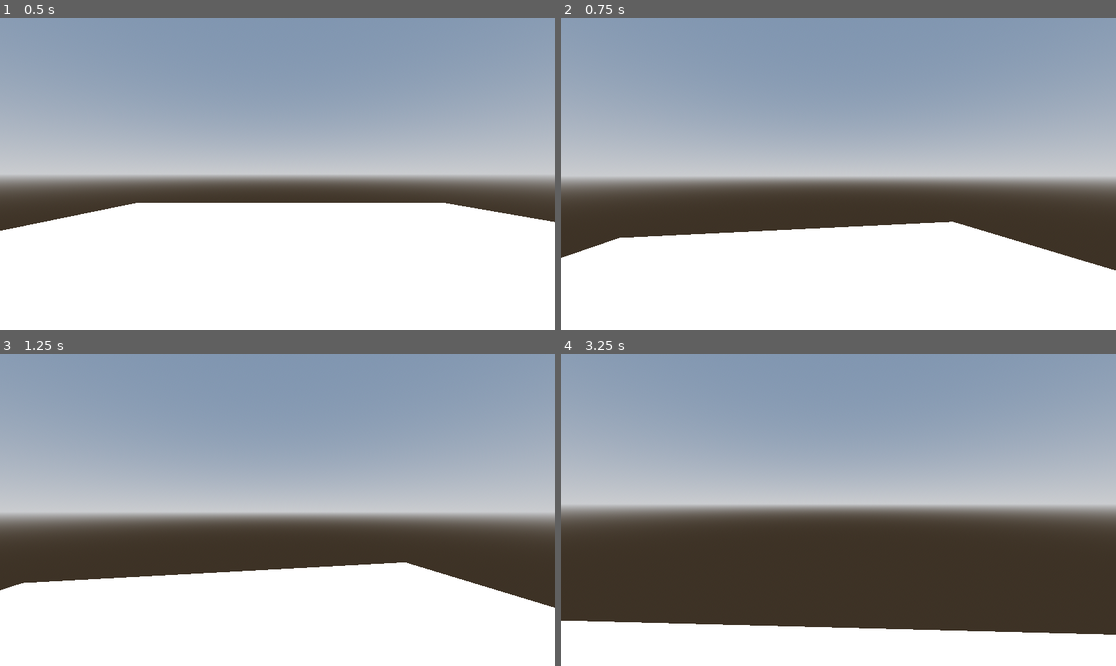
Above: before the commit, frames 1-4 (two rows, left to right).
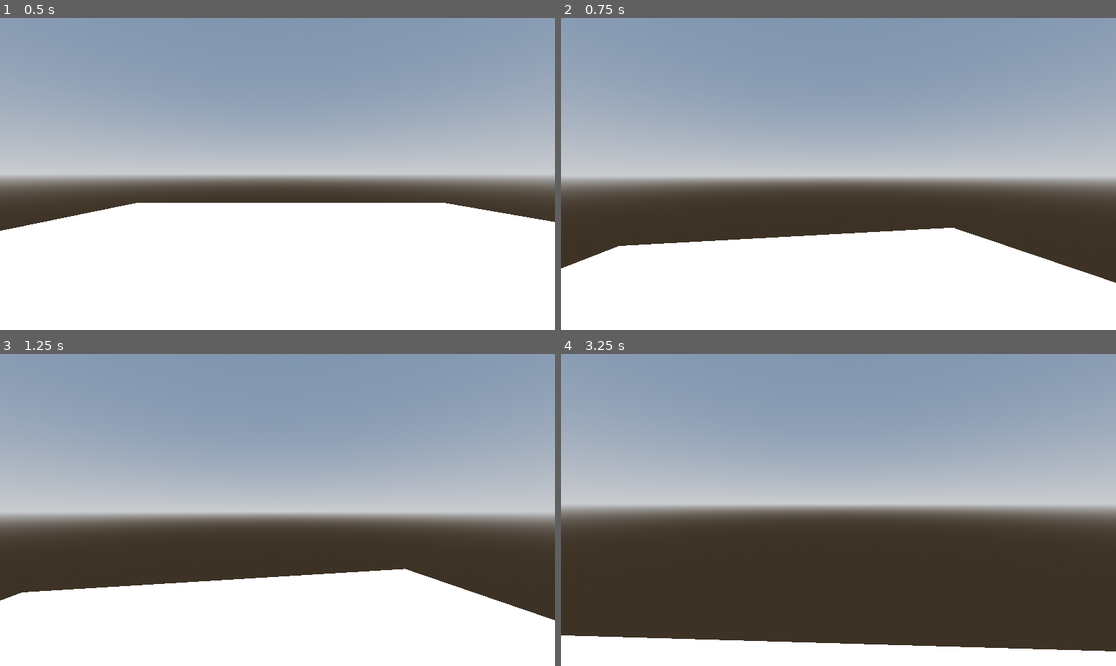
Above: after the commit, the same moments.

Repository: WanL17/GameJam-HOD
Game: Godot game, scene res://world.tscn
Same seed, same stepped clock (60 frames per second), same inputs: the game is played once before the commit and once after it.
Inputs (mouse positions are in pixels of both pictures, inside the frame that each line leads up to):
- Up to frame 1 (0.5 s): no input
- Up to frame 2 (0.75 s): tap Enter (ui_accept) at 0.5 s; move the mouse to (866, 174) at 0.52 s; hold Z (ui_up) from 0.53 s (still down); hold F (hide) from 0.53 s (still down)
- Up to frame 3 (1.25 s): keep holding Z (ui_up); keep holding F (hide); tap Enter (ui_accept) at 0.77 s
- Up to frame 4 (3.25 s): keep holding Z (ui_up); move the mouse to (810, 510) at 1.27 s; release F (hide) at 1.28 s; tap E (interact) at 1.35, 2.85 s; tap Enter (ui_accept) at 1.52, 3.02 s; move the mouse to (849, 503) at 2.02 s; hold F (hide) 2.03-2.78 s; move the mouse to (832, 516) at 2.77 s

Frame 1 is identical in both runs. In frame 2, 2.5% of the frame differs, in the area x 0-100%, y 65-85%; in frame 3, 2.7%; in frame 4, 5.1%, in the area x 0-100%, y 85-96%.

Commit message:
FIX: camera

Diff:
--- a/character_body_3d.gd
+++ b/character_body_3d.gd
@@ -24,7 +24,7 @@
 		# On limite la vision pour ne pas pouvoir faire un backflip avec les yeux
 		head.rotation.x = clamp(head.rotation.x, deg_to_rad(-89), deg_to_rad(89))
 
-		head.position.y = clamp(head.position.y, 1.5, 2.2)
+		head.position.y = clamp(head.position.y, 2.2, 2.2)
 
 func _physics_process(delta):
 	# Ajout de la gravité (géré de base par Godot)
--- a/world.tscn
+++ b/world.tscn
@@ -33,21 +33,21 @@
 [node name="WorldEnvironment" type="WorldEnvironment" parent="." unique_id=1924354910]
 environment = SubResource("Environment_tlwt5")
 
-[node name="CharacterBody3D" type="CharacterBody3D" parent="." unique_id=2053822691]
+[node name="Player" type="CharacterBody3D" parent="." unique_id=2053822691]
 transform = Transform3D(1, 0, 0, 0, 1, 0, 0, 0, 1, -0.28908622, 0.83865714, 0.0005773902)
 script = ExtResource("1_f3sb7")
 
-[node name="PlayerMesh" parent="CharacterBody3D" unique_id=1909163651 instance=ExtResource("2_fj7yv")]
+[node name="PlayerMesh" parent="Player" unique_id=1909163651 instance=ExtResource("2_fj7yv")]
 transform = Transform3D(1.8, 0, 0, 0, 1.8, 0, 0, 0, 1.8, 0, -0.7929709, 0)
 
-[node name="Head" type="Node3D" parent="CharacterBody3D" unique_id=366331094]
+[node name="Head" type="Node3D" parent="Player" unique_id=366331094]
 transform = Transform3D(1, 0, 0, 0, 1, 0, 0, 0, 1, 0, 0, -0.2521981)
 
-[node name="Camera3D" type="Camera3D" parent="CharacterBody3D/Head" unique_id=1702458695]
+[node name="Camera3D" type="Camera3D" parent="Player/Head" unique_id=1702458695]
 transform = Transform3D(-1, 0, -8.742278e-08, 0, 1, 0, 8.742278e-08, 0, -1, 0, 2.271988, 0.54480755)
 
-[node name="CollisionShape3D" type="CollisionShape3D" parent="CharacterBody3D" unique_id=115076369]
+[node name="CollisionShape3D" type="CollisionShape3D" parent="Player" unique_id=115076369]
 transform = Transform3D(1, 0, 0, 0, 1, 0, 0, 0, 1, 0, 0.8538201, 0)
 shape = SubResource("CapsuleShape3D_fj7yv")
 
-[node name="AnimationPlayer" type="AnimationPlayer" parent="CharacterBody3D" unique_id=1881810836]
+[node name="AnimationPlayer" type="AnimationPlayer" parent="Player" unique_id=1881810836]
